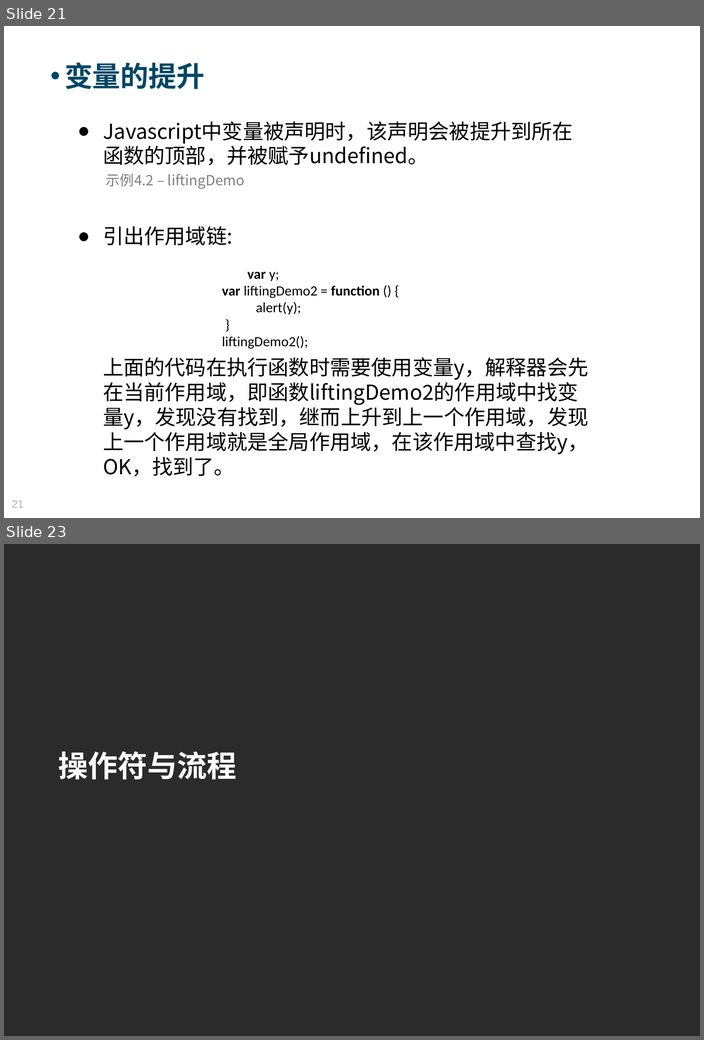
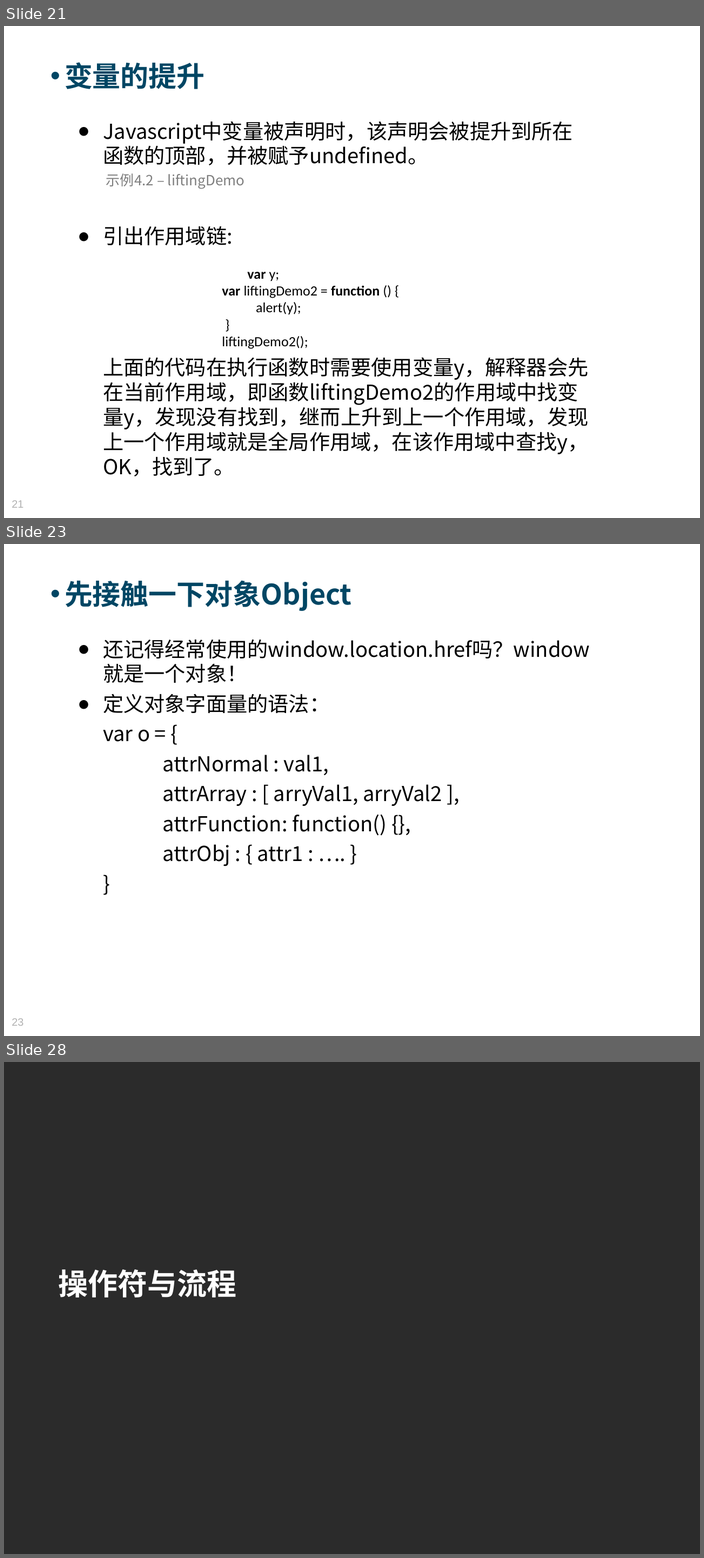
Before and after one commit to Moses824/Train-Javascript-Basic, a slide deck: Train_Javascript_Basic.ppt. Shown one above the other, each under a label of ours: slides 21 and 23 before the commit, slides 21, 23 and 28 after it; the slides between them are not shown. The pictures are 704x1040 and 704x1558 pixels, drawn with LibreOffice and Linux fonts; fonts in the diff are those of the drawing; background and template pictures are left out; a plain dark background stands for a picture behind light text. Boxes give left, top, right and bottom in pixels: in the first picture for what was removed or moved away, otherwise in the second. Text is boxed around its words. In the diff, an @@ line names an element or a change of style, - is before the commit and + after.

```diff
--- a/Train_Javascript_Basic.ppt
+++ b/Train_Javascript_Basic.ppt
@@ slide 23 added at [4, 544, 700, 1036], background picture (left out) @@
@@ text added at [64, 580, 352, 611], 34 pt, text #004664, bold @@
+• 先接触一下对象Object
@@ text added at [103, 639, 589, 866], 25 pt, text #000000 @@
+● 还记得经常使用的window.location.href吗？window就是一个对象！
+● 定义对象字面量的语法：
+var o = {
+attrNormal : val1,
+attrArray : [ arryVal1, arryVal2 ],
+attrFunction: function() {},
+attrObj : { attr1 : …. }
+}
@@ page number added at [12, 1018, 23, 1026], 13 pt, text #B2B2B2 @@
+23
@@ what was slide 23 is now slide 28 @@
```
Also in this commit, not shown: 3 slides changed, 6 other slides added, 3 slides removed, 2 other files.
